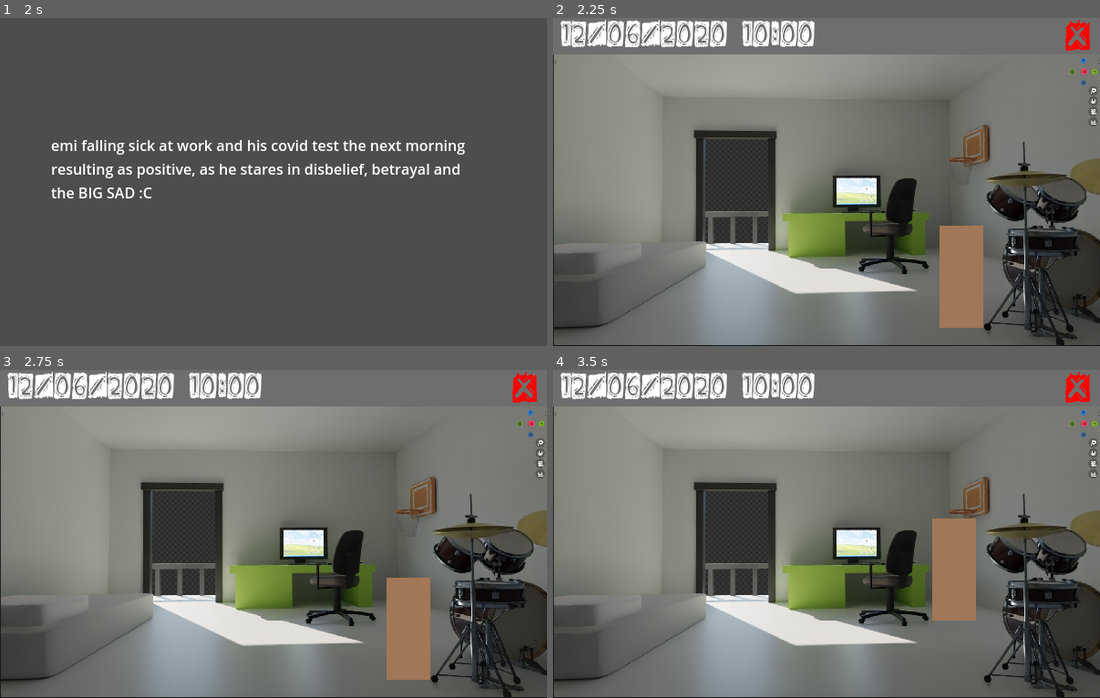
Above: before the commit, frames 1-4 (two rows, left to right).
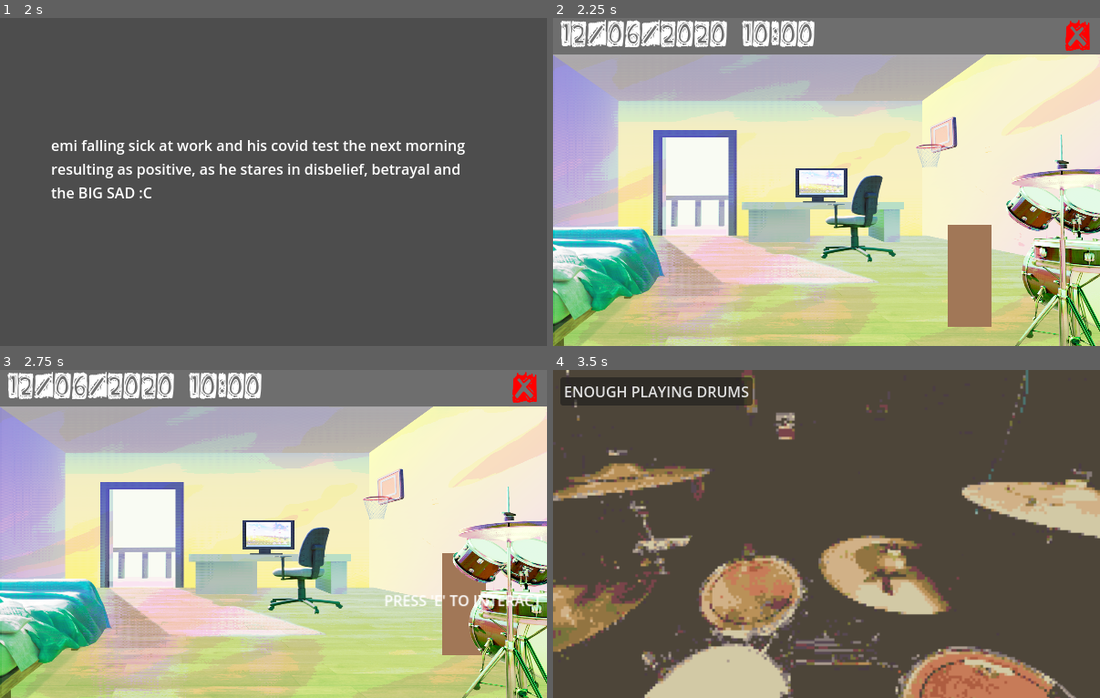
Above: after the commit, the same moments.

Repository: ArceusMaxis/shutin
Game: Godot game, scene res://scenes/prologue.tscn
Two runs of this game, one before a commit and one after it. Both use one fixed random seed, a clock stepped at 60 frames per second and the inputs below.
Inputs:
- Up to frame 1 (2 s): tap Enter at 0.5 s; hold D (right) 0.53-1.28 s; tap E (interact) at 0.6, 1.35 s; tap Space at 1.25 s; hold S (down) from 1.28 s (still down)
- Up to frame 2 (2.25 s): tap Enter at 2 s; release S (down) at 2.03 s; hold D (right) from 2.03 s (still down); tap E (interact) at 2.1 s
- Up to frame 3 (2.75 s): keep holding D (right)
- Up to frame 4 (3.5 s): tap E (interact) at 2.75, 2.85 s; release D (right) at 2.78 s; hold W (up) from 2.78 s (still down)

Frame 1 is identical in both runs. In frame 2, 85% of the frame differs, in the area x 0-100%, y 11-100%; in frame 3, 87%; in frame 4, 94%, in the area x 0-100%, y 0-100%.

Commit message:
new room/over textures - painterly style

Diff:
--- a/scenes/room.tscn
+++ b/scenes/room.tscn
@@ -27,10 +27,10 @@
 [ext_resource type="AudioStream" uid="uid://djn8v0mi62lel" path="res://bg funky.wav" id="24_56q4j"]
 
 [sub_resource type="RectangleShape2D" id="RectangleShape2D_jo1wa"]
-size = Vector2(168, 248)
+size = Vector2(120, 200)
 
 [sub_resource type="RectangleShape2D" id="RectangleShape2D_4nsq3"]
-size = Vector2(72, 240)
+size = Vector2(72, 184)
 
 [sub_resource type="RectangleShape2D" id="RectangleShape2D_l616m"]
 size = Vector2(16, 400)
@@ -2473,21 +2473,22 @@
 
 [node name="Temp" type="Sprite2D" parent="."]
 position = Vector2(300, 200)
+scale = Vector2(0.449775, 0.380499)
 texture = ExtResource("4_8klvk")
 
 [node name="StaticBody2D" type="StaticBody2D" parent="."]
 
 [node name="CollisionShape2D4" type="CollisionPolygon2D" parent="StaticBody2D"]
 position = Vector2(420, 108)
-polygon = PackedVector2Array(-180, -68, -180, 148, 36, 148, 180, 196, 180, -68)
+polygon = PackedVector2Array(-228, -68, -228, 132, -12, 132, 180, 172, 180, -68)
 
 [node name="CollisionShape2D5" type="CollisionShape2D" parent="StaticBody2D"]
-position = Vector2(84, 124)
+position = Vector2(60, 140)
 shape = SubResource("RectangleShape2D_jo1wa")
 debug_color = Color(0, 0.6, 0.701961, 1)
 
 [node name="CollisionShape2D6" type="CollisionShape2D" parent="StaticBody2D"]
-position = Vector2(204, 120)
+position = Vector2(156, 132)
 shape = SubResource("RectangleShape2D_4nsq3")
 debug_color = Color(0, 0.6, 0.701961, 1)
 
@@ -2504,18 +2505,19 @@
 shape = SubResource("RectangleShape2D_bqg1k")
 
 [node name="DrumC" type="CollisionPolygon2D" parent="StaticBody2D"]
-position = Vector2(488, 308)
-polygon = PackedVector2Array(112, 52, -16, 52, -16, 28, 16, -28, 112, -28)
+position = Vector2(498.575, 308)
+scale = Vector2(0.929687, 1)
+polygon = PackedVector2Array(-28.5849, 52, 109.096, 52, 109.096, -28, -28.5849, 36)
 
 [node name="BedC" type="CollisionPolygon2D" parent="StaticBody2D"]
 position = Vector2(72, 304)
-polygon = PackedVector2Array(-72, -56, 96, -56, 96, -32, -16, 32, -72, 40)
+polygon = PackedVector2Array(-72, -72, 24, -72, 24, 0, -72, 56)
 
 [node name="Bed" type="Area2D" parent="."]
 
 [node name="BedC" type="CollisionPolygon2D" parent="Bed"]
 position = Vector2(72, 304)
-polygon = PackedVector2Array(-72, -56, 96, -56, 96, -16, 8, 40, -72, 40)
+polygon = PackedVector2Array(-56, 56, 40, -8, 40, -72, -72, -72, -72, 56)
 
 [node name="gooda" type="AudioStreamPlayer" parent="Bed"]
 stream = ExtResource("7_be0oe")
@@ -2526,13 +2528,13 @@
 
 [node name="DrumC" type="CollisionPolygon2D" parent="Drums"]
 position = Vector2(488, 308)
-polygon = PackedVector2Array(64, 52, -16, 36, -16, 28, 8, -12, 0, -36, 8, -60, 8, -84, -16, -100, -16, -132, -8, -140, 16, -140, 24, -180, 32, -180, 40, -148, 72, -148, 96, -156, 112, -156, 112, 52)
+polygon = PackedVector2Array(112, -180, 0, -140, 0, -84, 16, -44, 16, 44, 8, 52, 112, 52)
 
 [node name="Balcony" type="Area2D" parent="."]
 
 [node name="BalconyC" type="CollisionPolygon2D" parent="Balcony"]
 position = Vector2(88, 140)
-polygon = PackedVector2Array(80, 108, 152, 108, 152, -4, 80, -4)
+polygon = PackedVector2Array(32, -4, 104, -4, 104, 100, 32, 100)
 
 [node name="bala" type="AudioStreamPlayer" parent="Balcony"]
 
@@ -2552,7 +2554,8 @@
 collision_layer = 3
 
 [node name="TempOver" type="Sprite2D" parent="."]
-position = Vector2(521, 242)
+position = Vector2(548, 244)
+scale = Vector2(0.330159, 0.324476)
 texture = ExtResource("5_km6k2")
 
 [node name="Incrtimer" type="Timer" parent="."]
Binary file changed: textures/room-morning.png
Binary file changed: textures/room-night.png
Binary file changed: textures/room_over_morning.png
Binary file changed: textures/room_over_night.png
